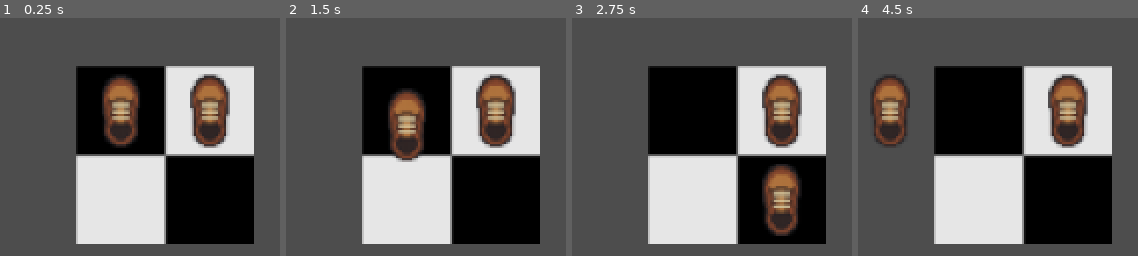
Above: before the commit, frames 1-4 (left to right).
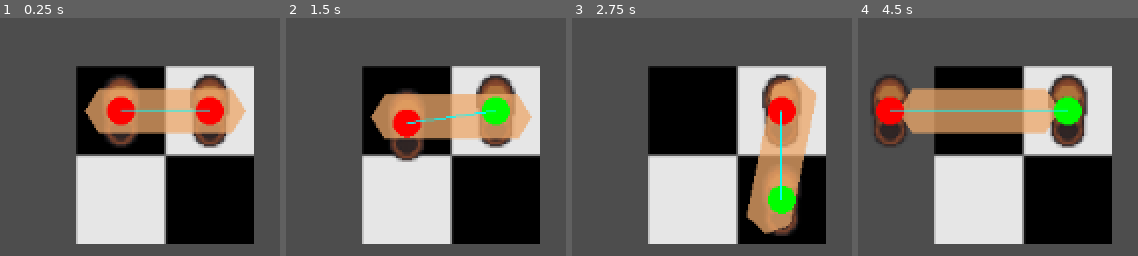
Above: after the commit, the same moments.

Repository: Meatplanter/Kelp_44
Game: Godot game, scene res://rogue_b.tscn
The game is run twice, just before and just after one commit, with the same random seed, the same clock (stepped at 60 frames per second) and the same inputs. This scene is started directly instead of the project's main scene.
Inputs:
- Up to frame 1 (0.25 s): no input
- Up to frame 2 (1.5 s): tap Enter at 0.5 s; hold D (LS_move_right) 0.53-1.28 s; hold M (ChangeMode) 0.53-1.28 s; tap Space (Space) at 1.25, 1.35 s; hold X (LS_move_down) from 1.28 s (still down)
- Up to frame 3 (2.75 s): release X (LS_move_down) at 2.03 s; hold D (LS_move_right) from 2.03 s (still down); hold Shift (TargettingMode) from 2.03 s (still down)
- Up to frame 4 (4.5 s): release D (LS_move_right) at 2.78 s; release Shift (TargettingMode) at 2.78 s; hold Q (LS_move_leftup) 2.78-3.53 s; tap 1 at 2.85 s; hold A (LS_move_left) from 3.53 s (still down); tap 2 at 3.6 s; tap 3 at 4.35 s

The runs differ from the first frame. In frame 1, 10% of the frame differs, in the area x 30-88%, y 29-49%; in frame 2, 10%; in frame 3, 10%; in frame 4, 12%, in the area x 6-80%, y 29-49%.

Commit message:
Rotation revamp
Figured out cumulative angle, but I need to update it every frame and not just before and after movement.

Diff:
--- /dev/null
+++ b/debugging_draw.gd
@@ -0,0 +1 @@
+extends CanvasLayer
--- /dev/null
+++ b/debugging_node.gd
@@ -0,0 +1,21 @@
+extends Node2D
+
+func _draw():
+	if %LeftShoe.weighted == true:
+		draw_circle(%LeftShoe.global_position,5.0,Color.RED)
+	elif %LeftShoe.weighted == false:
+		draw_circle(%LeftShoe.global_position,5.0,Color.GREEN)
+
+	if %RightShoe.weighted == true:
+		draw_circle(%RightShoe.global_position,5.0,Color.RED)
+	elif %RightShoe.weighted  == false:
+		draw_circle(%RightShoe.global_position,5.0,Color.GREEN)
+
+	#draw_circle(Movement.focus,5.0,Color.AQUA)
+
+	draw_line(Movement.CurrPosLeft,Movement.CurrPosRight,Color.AQUA)
+
+func _process(delta):
+	#print("Left shoe weighted: ",%LeftShoe.weighted)
+	#print("Right shoe weighted: ",%RightShoe.weighted)
+	queue_redraw()
--- /dev/null
+++ b/left_shoe.gd
@@ -0,0 +1,3 @@
+extends Area2D
+
+var weighted = true
--- a/movement.gd
+++ b/movement.gd
@@ -40,6 +40,13 @@
 
 var CurrPosLeft = Vector2(0,0)
 var CurrPosRight = Vector2(32,0)
+var midpoint = Vector2(16,0)
+var focus = Vector2(16,-512)
+var orientation
+
+var vecBefore = Vector2.ZERO
+var vecAfter = Vector2.ZERO
+var cumulativeAngle = 0
 
 #func can_move(dir: Vector2) -> bool:
 	#var dist = moveDistance
--- /dev/null
+++ b/right_shoe.gd
@@ -0,0 +1,3 @@
+extends Area2D
+
+var weighted = true
--- a/rogue_b.gd
+++ b/rogue_b.gd
@@ -1,11 +1,14 @@
 extends CharacterBody2D
 
 var moveCooldown = false
+var hasMoved = false
 
+#other shoe based on current
 func other_shoe(body: Node2D):
 	if body == %LeftShoe: return %RightShoe
 	elif body == %RightShoe: return %LeftShoe
 
+#check central point of movement for collisions
 func check_collision(point: Vector2) -> bool:
 	var space_state = get_world_2d().direct_space_state
 	var params = PhysicsPointQueryParameters2D.new()
@@ -28,24 +31,24 @@
 	if check_collision(targetPos) == true or dist > Movement.maxMoveDistance or moveCooldown == true: return false
 	else: return true
 
-
+#is current shoe weighted
 func is_weighted(body: Node2D):
 
-	if body == %LeftShoe and Movement.leftWeighted == true: return true
-	elif body == %LeftShoe and Movement.leftWeighted == false: return false
-	elif body == %RightShoe and Movement.rightWeighted == true: return true
-	elif body == %RightShoe and Movement.rightWeighted == false: return false
+	if body == %LeftShoe and %LeftShoe.weighted == true: return true
+	elif body == %LeftShoe and %LeftShoe.weighted == false: return false
+	elif body == %RightShoe and %RightShoe.weighted == true: return true
+	elif body == %RightShoe and %RightShoe.weighted == false: return false
 
-#func shift_weight():
-	##if Movement.leftWeighted == true and Movement.rightWeighted == true:
-	#if Movement.leftWeighted == true:
-		#Movement.leftWeighted = false
-		#Movement.rightWeighted = true
-	#elif Movement.rightWeighted == true:
-		#Movement.leftWeighted = true
-		#Movement.rightWeighted = false
+#change weight distribution
+func shift_weight():
+	if %LeftShoe.weighted == true:
+		%LeftShoe.weighted = false
+		%RightShoe.weighted = true
+	elif %RightShoe.weighted == true:
+		%LeftShoe.weighted = true
+		%RightShoe.weighted = false
 
-
+#establish move type
 func move_type(body: Node2D, dir: Vector2):
 
 	var other = other_shoe(body)
@@ -58,6 +61,7 @@
 	elif is_weighted(body) == false && dist > Movement.moveDistance: return 3 #Movement.moveComplexOptimal
 	elif is_weighted(body) == true && dist > Movement.moveDistance: return 4 #Movement.moveComplexHeavy
 
+#calculate move time
 func move_time(body: Node2D, dir: Vector2):
 
 	var diagonal
@@ -69,14 +73,32 @@
 	elif move_type(body, dir) == 3: return Movement.moveComplexOptimal * diagonal
 	elif move_type(body, dir) == 4: return Movement.moveComplexHeavy * diagonal
 
-func shift_weight(body:Node2D,dir:Vector2):
+#calculate weight shift
+func calculate_shift_weight(body:Node2D,dir:Vector2):
 	var moveType = move_type(body,dir)
 	var moveTime = move_time(body,dir)
+
+	if moveType == 1: return
+	elif moveType == 2: shift_weight()
+	elif moveType == 3: shift_weight()
+	elif moveType == 4:
+		shift_weight()
+		await get_tree().create_timer(moveTime / 2).timeout
+		shift_weight()
 	#Ok, pomysł: poruszanie się ma od 0 do 2 przenosin ciężaru.
 	#Dzielimy czas ruchu na takie segmenty i wtedy w zależności od momentu zmieniamy ciężar
 
+#movement
 func move(body:Node2D, dir: Vector2):
 	if can_move(body,dir) == true:
+		Movement.vecBefore = Movement.orientation
+		#establish weight distribution after first step
+		if hasMoved == false and is_weighted(body) == true:
+			hasMoved = true
+			var other = other_shoe(body)
+			other.weighted = false
+		else: calculate_shift_weight(body,dir)
+
 		var moveType = move_type(body,dir)
 		var moveTime = move_time(body,dir)
 
@@ -90,11 +112,37 @@
 		tween = create_tween()
 		tween.tween_property(body,"position",body.global_position + dir * dist,moveTime).set_trans(Movement.styleTween)
 
+#update baseline positions
+func update_positions():
+	Movement.CurrPosLeft = %LeftShoe.global_position
+	Movement.CurrPosRight = %RightShoe.global_position
+	Movement.midpoint = (%RightShoe.global_position + %LeftShoe.global_position)/2
+
+	var directional = %RightShoe.global_position - %LeftShoe.global_position
+	var normal = (Vector2(-directional.y,directional.x).normalized())
+	Movement.focus = Movement.midpoint + normal * -512
+
+	Movement.orientation = (Movement.focus - Movement.midpoint).normalized()
+
+func shift_torso():
+	%TorsoPolygon.global_position = Movement.midpoint
+
+	#print((Movement.orientation.normalized().angle_to(Vector2.UP)))
 
 
-#func _ready():
-	#if can_move($RightShoe,Movement.DirRight) == true: print("yay")
-	#else: print("oof")
+	#%TorsoPolygon.rotate(Movement.orientation.normalized().angle_to(Vector2.RIGHT))
+	var tween: Tween
+	tween = create_tween()
+	tween.tween_property(%TorsoPolygon,"rotation",Movement.cumulativeAngle,0.5)#.set_trans(Movement.styleTween)
+
+	#var target_angle = (Movement.focus - %TorsoPolygon.global_position).angle()
+	#%TorsoPolygon.rotation = lerp_angle(rotation, target_angle, delta * 5.0) # 5.0 = rotation speed
+
+func _process(delta):
+	update_positions()
+	shift_torso()
+	#print("Vec before: ",Movement.vecBefore,"Vec after: ",Movement.vecAfter,"difference: ",Movement.vecBefore.angle_to(Movement.vecAfter))
+	print(rad_to_deg(Movement.cumulativeAngle))
 
 
 func _input(event):
@@ -120,3 +168,5 @@
 func _on_movement_cooldown_timeout():
 	moveCooldown = false
 	$MovementCooldown.stop()
+	Movement.vecAfter = Movement.orientation
+	Movement.cumulativeAngle += Movement.vecBefore.angle_to(Movement.vecAfter)
--- a/rogue_b.tscn
+++ b/rogue_b.tscn
@@ -1,8 +1,11 @@
-[gd_scene load_steps=5 format=3 uid="uid://ctyixwmxls1xf"]
+[gd_scene load_steps=8 format=3 uid="uid://ctyixwmxls1xf"]
 
 [ext_resource type="Script" uid="uid://cmd2574ahhehe" path="res://rogue_b.gd" id="1_67mbl"]
+[ext_resource type="Script" uid="uid://74ugebrbbmct" path="res://debugging_node.gd" id="2_bjt74"]
 [ext_resource type="Texture2D" uid="uid://3sssh4smi3wv" path="res://Assets/Resized.png" id="2_mvfyg"]
+[ext_resource type="Script" uid="uid://cefdsbs03kmvy" path="res://left_shoe.gd" id="3_bjt74"]
 [ext_resource type="Texture2D" uid="uid://mhadgvm6kalh" path="res://Assets/Shoe.png" id="3_mpt7r"]
+[ext_resource type="Script" uid="uid://c685n3bo15euj" path="res://right_shoe.gd" id="5_7fc62"]
 
 [sub_resource type="CapsuleShape2D" id="CapsuleShape2D_bjt74"]
 radius = 6.0
@@ -13,12 +16,17 @@
 script = ExtResource("1_67mbl")
 metadata/Player = true
 
+[node name="DebuggingNode" type="Node2D" parent="."]
+z_index = 999
+script = ExtResource("2_bjt74")
+
 [node name="Resized" type="Sprite2D" parent="."]
 position = Vector2(16, 16)
 texture = ExtResource("2_mvfyg")
 
 [node name="LeftShoe" type="Area2D" parent="."]
 unique_name_in_owner = true
+script = ExtResource("3_bjt74")
 
 [node name="LeftShoeSprite" type="Sprite2D" parent="LeftShoe"]
 texture_filter = 1
@@ -31,6 +39,7 @@
 [node name="RightShoe" type="Area2D" parent="."]
 unique_name_in_owner = true
 position = Vector2(32, 0)
+script = ExtResource("5_7fc62")
 
 [node name="RightShoeSprite" type="Sprite2D" parent="RightShoe"]
 texture_filter = 1
@@ -46,4 +55,10 @@
 
 [node name="MovementCooldown" type="Timer" parent="."]
 
+[node name="TorsoPolygon" type="Polygon2D" parent="."]
+unique_name_in_owner = true
+position = Vector2(2.98023e-08, 0)
+color = Color(0.929412, 0.658824, 0.419608, 0.756863)
+polygon = PackedVector2Array(-24, -8, 24, -8, 29, 0, 24, 8, -24, 8, -29, 0)
+
 [connection signal="timeout" from="MovementCooldown" to="." method="_on_movement_cooldown_timeout"]
Not shown, added: debugging_draw.gd.uid
Not shown, added: debugging_node.gd.uid
Not shown, added: left_shoe.gd.uid
Not shown, added: right_shoe.gd.uid
